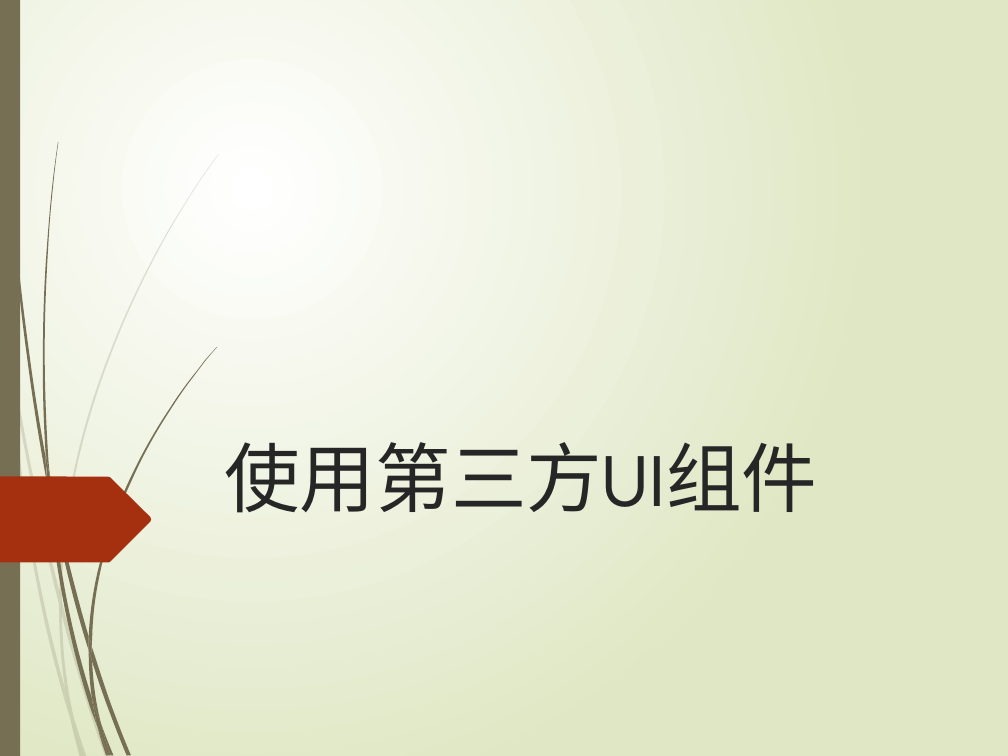
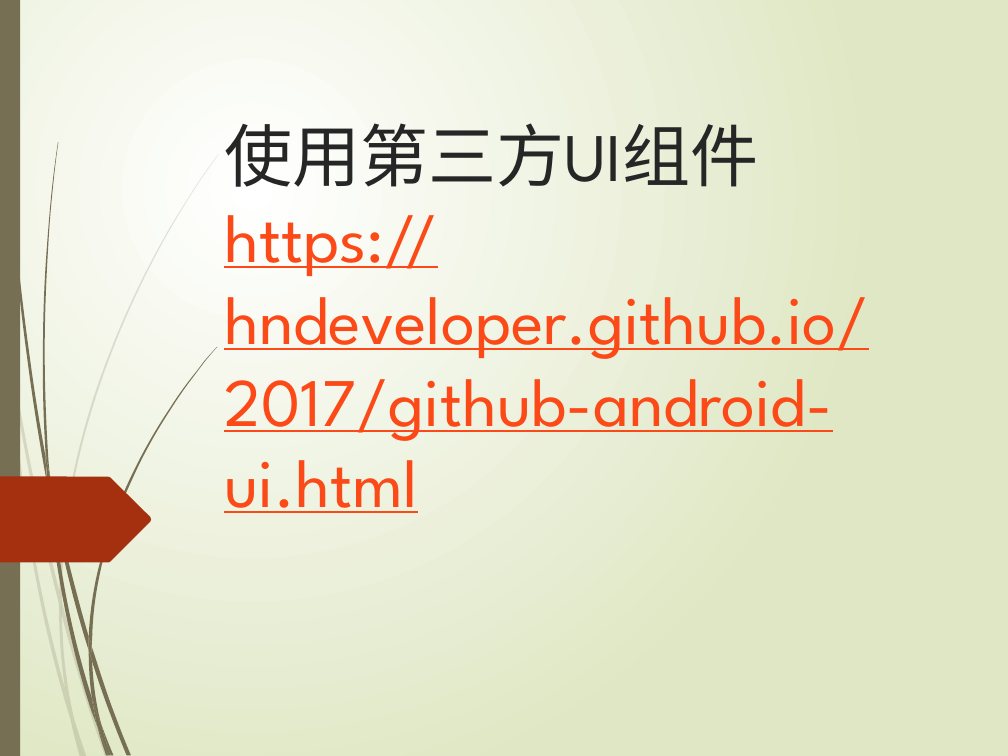
Before and after one commit to imafrican/teach-files, a slide deck: slide 17 of 前端开发-安卓基础.pptx. Drawn at 1008x756 pixels with LibreOffice and Linux fonts; fonts in the diff are those of the drawing. Boxes give left, top, right and bottom in pixels: in the first picture for what was removed or moved away, otherwise in the second. Text is boxed around its words. In the diff, an @@ line names an element or a change of style, - is before the commit and + after.

```diff
--- a/前端开发-安卓基础.pptx
+++ b/前端开发-安卓基础.pptx
@@ title at [224,123,869,513]: text changed; size 54 to 48.6 pt; text colour #262626 to #FB4A18 @@
-使用第三方UI组件
+使用第三方UI组件
+https://hndeveloper.github.io/2017/github-android-ui.html
```
